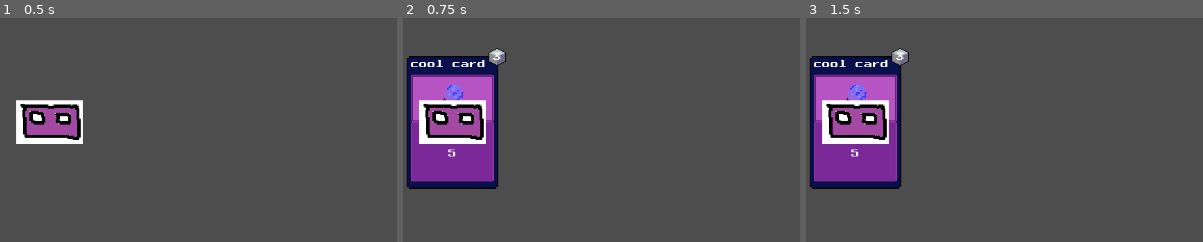
Above: before the commit, frames 1-3 (left to right).
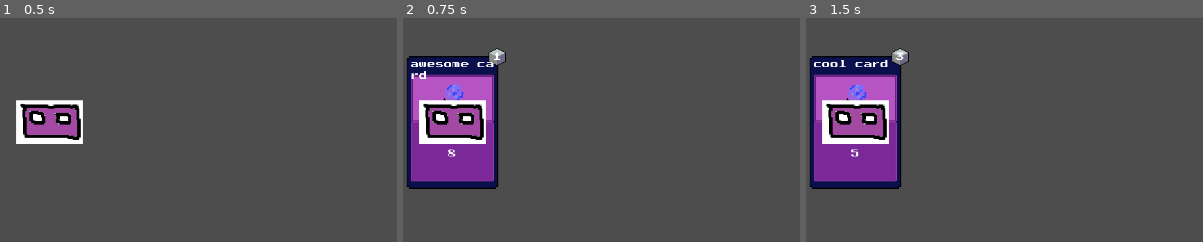
Above: after the commit, the same moments.

Repository: TunedDice/game_one
Game: Godot game, scene res://Scenes/battle_scene.tscn
The game is run twice, just before and just after one commit, with the same random seed, the same clock (stepped at 60 frames per second) and the same inputs.
Inputs:
- Up to frame 1 (0.5 s): no input
- Up to frame 2 (0.75 s): click "Create Card 2" at 0.5 s
- Up to frame 3 (1.5 s): click "Create Card 1" at 1.25 s
The pictures show only the part of the screen within x 43-93%, y 27-77%; the shares and areas given below are measured in that part.

Frame 1 is identical in both runs. In frame 2, 0.4% of the frame differs, in the area x 2-25%, y 15-62%; in frame 3, nothing differs.

Commit message:
not all files were saved

Diff:
--- a/Scripts/Card.gd
+++ b/Scripts/Card.gd
@@ -23,6 +23,7 @@
 	durability_lbl.set_text(str(card.durability))
 	name_lbl.set_text(card.card_name)
 	damage_lbl.set_text(str(card.damage_amount))
+
 # Called every frame. 'delta' is the elapsed time since the previous frame.
 func _process(delta):
 	pass
--- a/Scripts/battle_scene.gd
+++ b/Scripts/battle_scene.gd
@@ -24,5 +24,5 @@
 func _on_button_2_pressed():
 	var card = card_scene.instantiate()
 	spawn_point.add_child(card)
-	card.set_card_values("cool card", 5, "water", 3, 9, "discard ability")
+	card.set_card_values("awesome card", 8, "water", 1, 2, "discard damage")
 	card.visible = true
